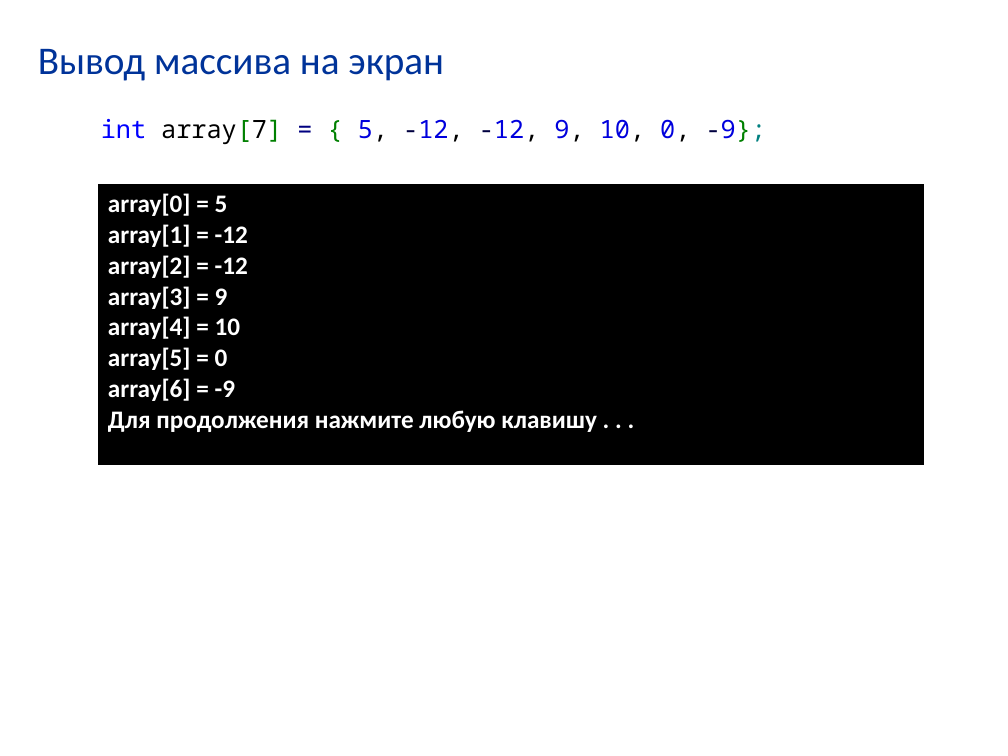
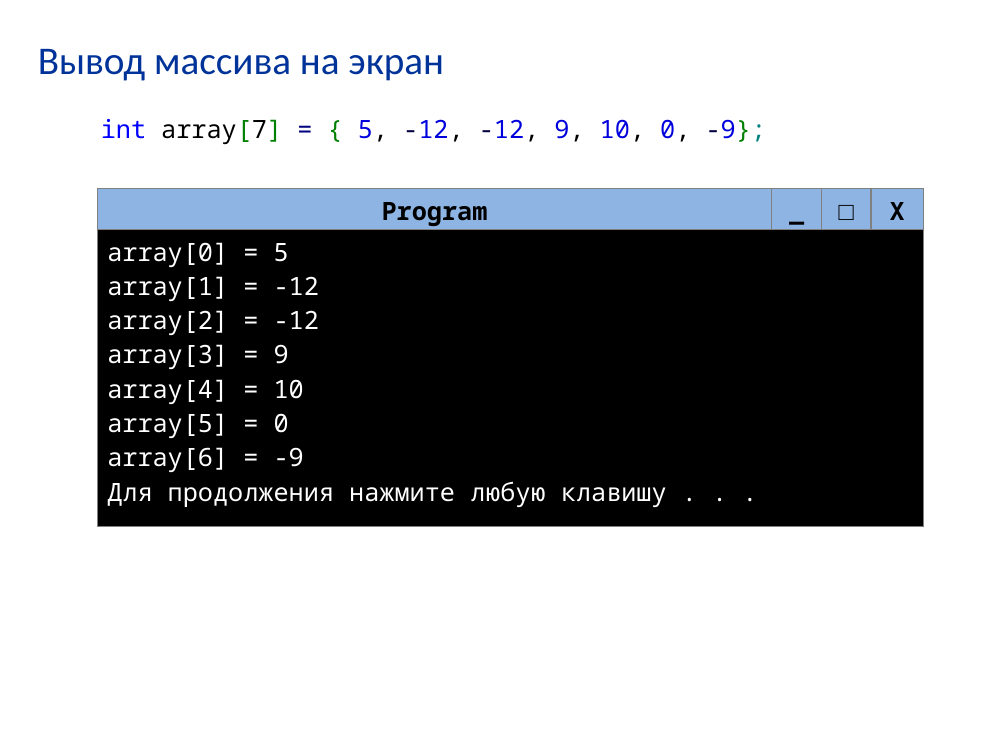
Before and after one commit to VladimirChabanov/VladimirChabanov.github.io, a slide deck: slide 10 of prog/prez/6.pptx. Drawn at 1008x756 pixels with LibreOffice and Linux fonts; fonts in the diff are those of the drawing. Boxes give left, top, right and bottom in pixels: in the first picture for what was removed or moved away, otherwise in the second. Text is boxed around its words. In the diff, an @@ line names an element or a change of style, - is before the commit and + after.

```diff
--- a/prog/prez/6.pptx
+++ b/prog/prez/6.pptx
@@ table at (97, 188, 922, 526) @@
-array[0] = 5 / array[1] = -12 / array[2] = -12 / array[3] = 9 / array[4] = 10 / array[5] = 0 / array[6] = -9 / Для продолжения нажмите любую клавишу . . .
+Program | _ | □ | X
+array[0] = 5 / array[1] = -12 / array[2] = -12 / array[3] = 9 / array[4] = 10 / array[5] = 0 / array[6] = -9 / Для продолжения нажмите любую клавишу . . . |  |  | 
@@ table: place and size @@
-table at (98, 183, 924, 467)
+table at (97, 188, 922, 526)
```
Also in this commit, not shown: 1 other slide changed, 1 slide added, 5 other files.
